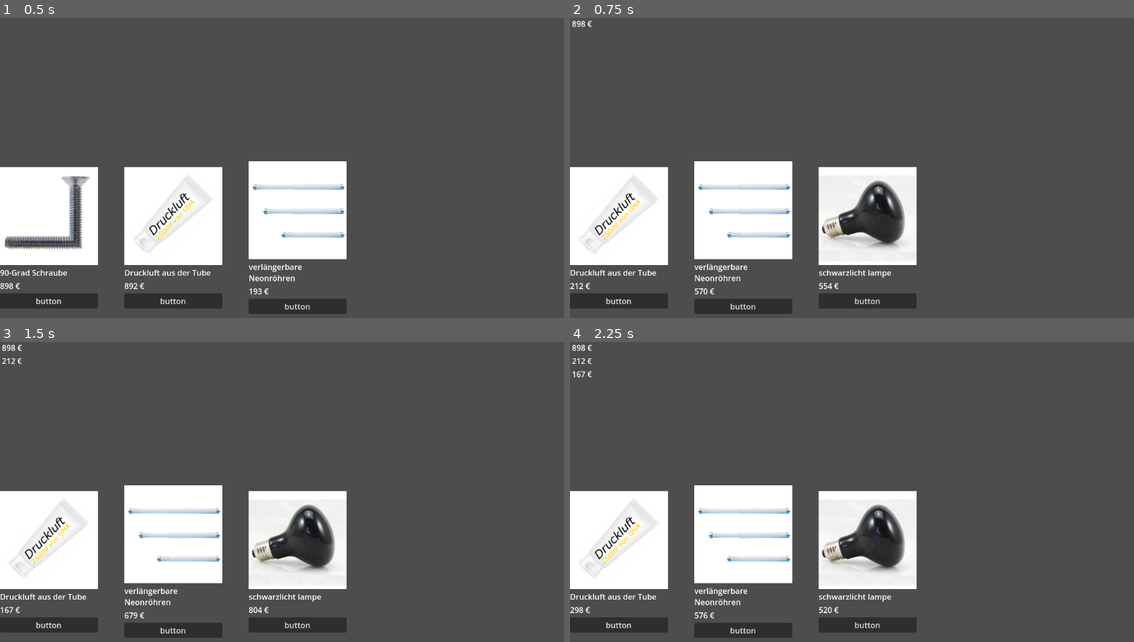
Above: before the commit, frames 1-4 (two rows, left to right).
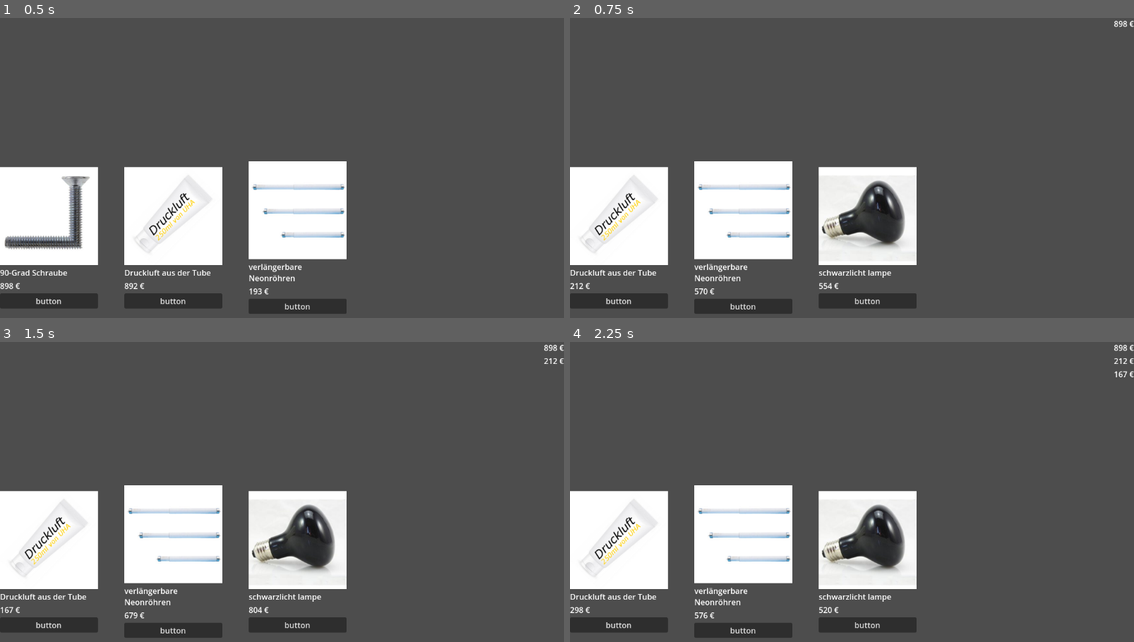
Above: after the commit, the same moments.

Repository: natureFrameworkManager/technologieoffen
Game: Godot game, scene res://main.tscn
Same seed, same stepped clock (60 frames per second), same inputs: the game is played once before the commit and once after it.
Inputs:
- Up to frame 1 (0.5 s): no input
- Up to frame 2 (0.75 s): click "button" at 0.5 s
- Up to frame 3 (1.5 s): click "button" at 1.25 s
- Up to frame 4 (2.25 s): click "button" at 2 s

Frame 1 is identical in both runs. In frame 2, less than 0.1% of the frame differs, in the area x 0-100%, y 0-4%; in frame 3, 0.2%; in frame 4, 0.2%, in the area x 0-100%, y 0-12%.

Commit message:
Investment List position to right top

Diff:
--- a/main.tscn
+++ b/main.tscn
@@ -30,3 +30,5 @@
 [node name="InvestmentList" type="VBoxContainer" parent="HBoxContainer"]
 layout_direction = 2
 layout_mode = 2
+size_flags_horizontal = 10
+size_flags_vertical = 0
